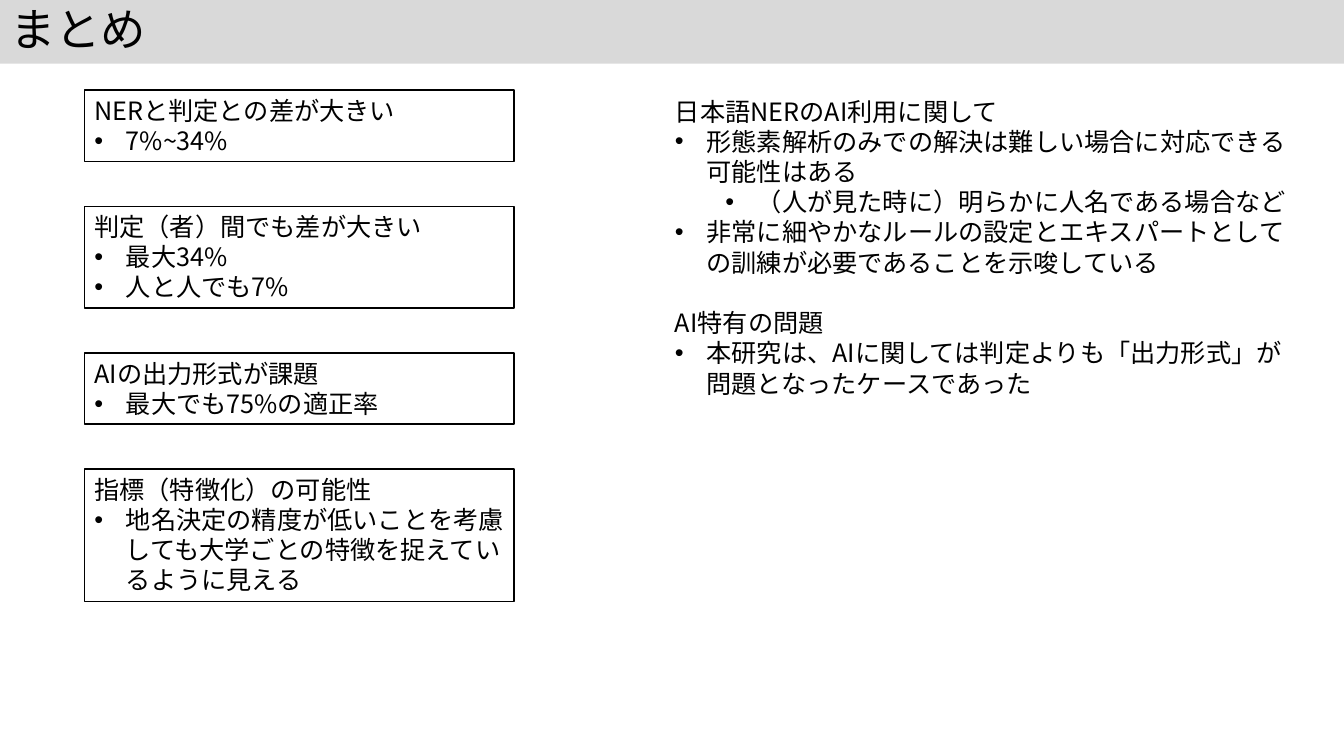
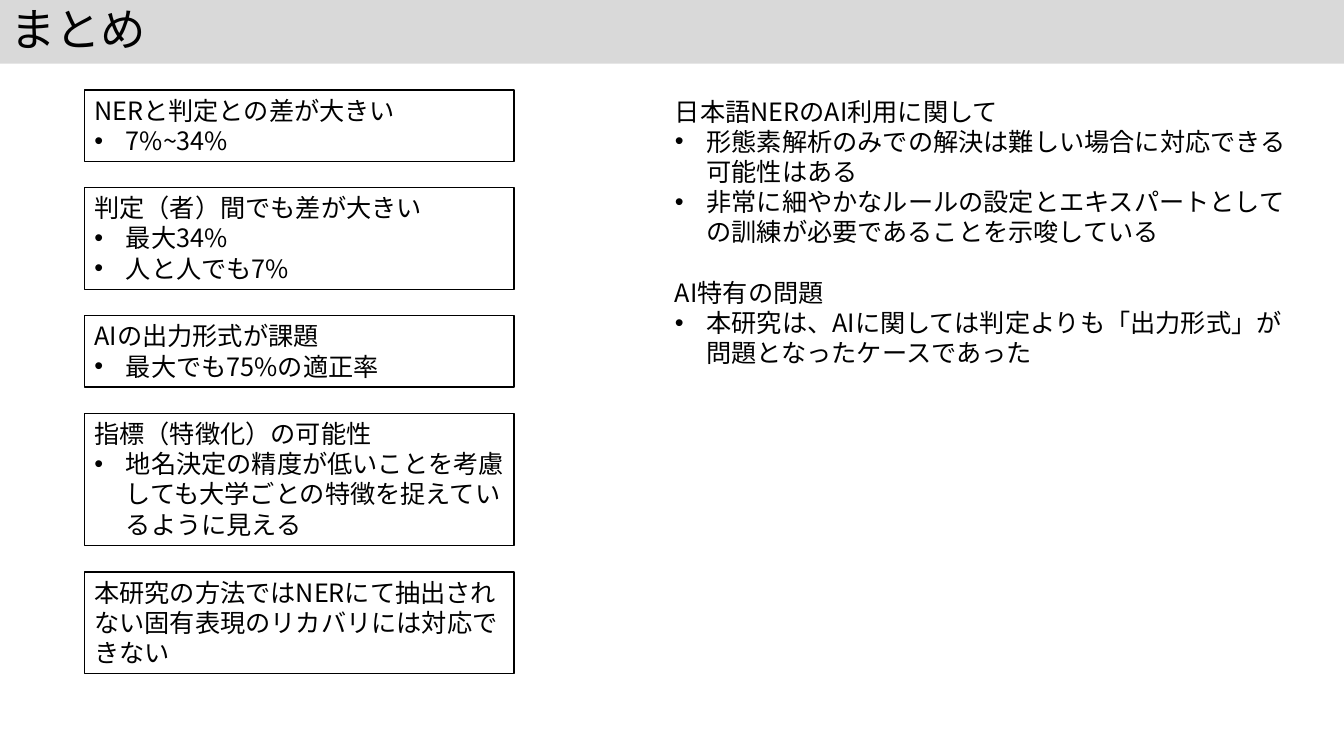
Before and after one commit to kouamano/nihongo-region-name-extract, a slide deck: slide 18 of jsik2026taikai.pptx. Drawn at 1344x756 pixels with LibreOffice and Linux fonts; fonts in the diff are those of the drawing. Boxes give left, top, right and bottom in pixels: in the first picture for what was removed or moved away, otherwise in the second. Text is boxed around its words. In the diff, an @@ line names an element or a change of style, - is before the commit and + after.

Commit message:
add

```diff
--- a/jsik2026taikai.pptx
+++ b/jsik2026taikai.pptx
@@ rectangle "判定（者）間でも差が大きい": place and size @@
-rectangle "判定（者）間でも差が大きい" at <box>85,207,514,309</box>
+rectangle "判定（者）間でも差が大きい" at <box>85,188,514,289</box>
@@ text at <box>757,189,1286,214</box>: paragraph removed @@
-  • （人が見た時に）明らかに人名である場合など
@@ rectangle "AIの出力形式が課題": place and size @@
-rectangle "AIの出力形式が課題" at <box>85,353,514,424</box>
+rectangle "AIの出力形式が課題" at <box>85,316,514,387</box>
@@ rectangle "指標（特徴化）の可能性": place and size @@
-rectangle "指標（特徴化）の可能性" at <box>85,469,514,601</box>
+rectangle "指標（特徴化）の可能性" at <box>85,413,514,545</box>
@@ rectangle added at <box>85,572,514,674</box>, outline #000000 1 pt, 18 pt, text #000000 @@
+本研究の方法ではNERにて抽出されない固有表現のリカバリには対応できない
```
